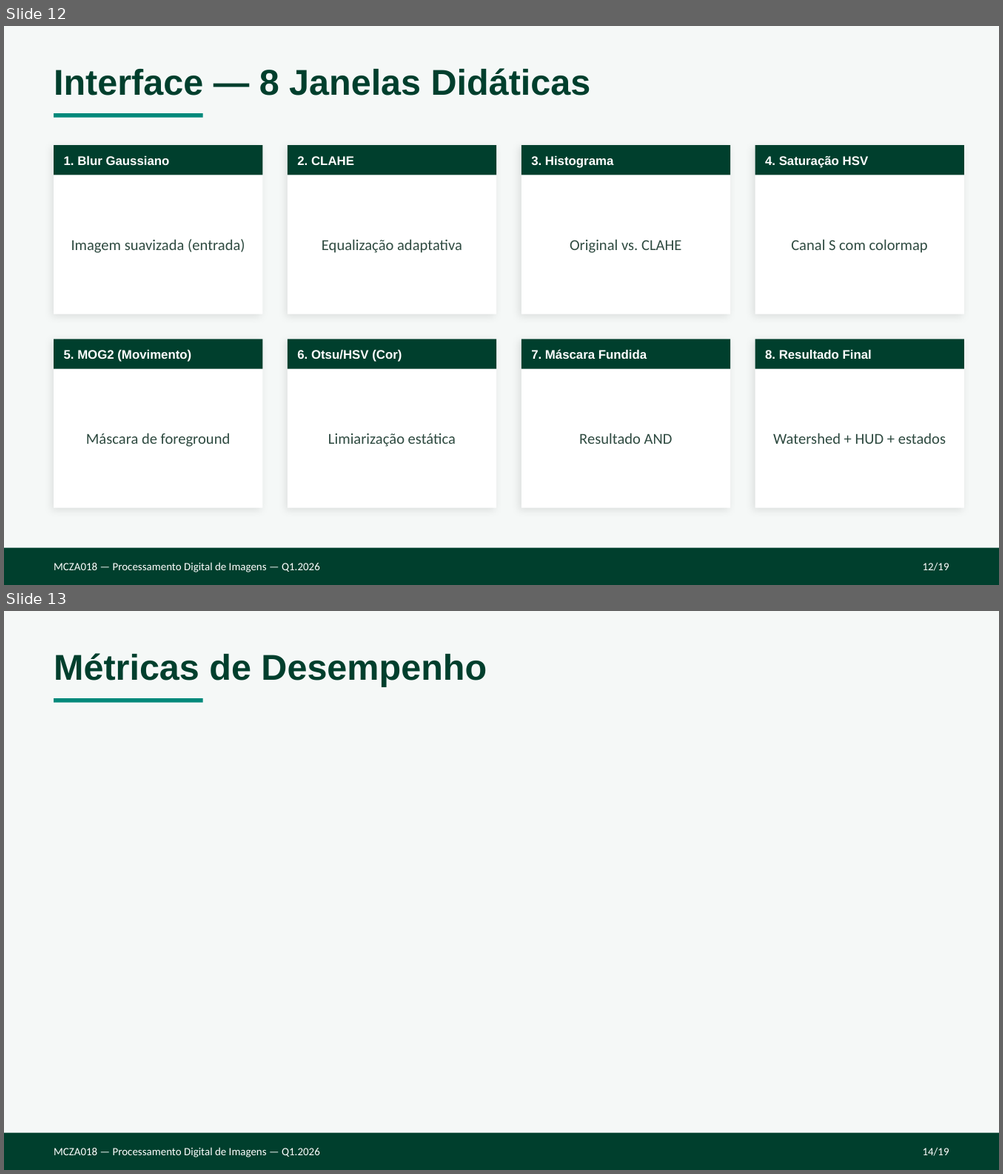
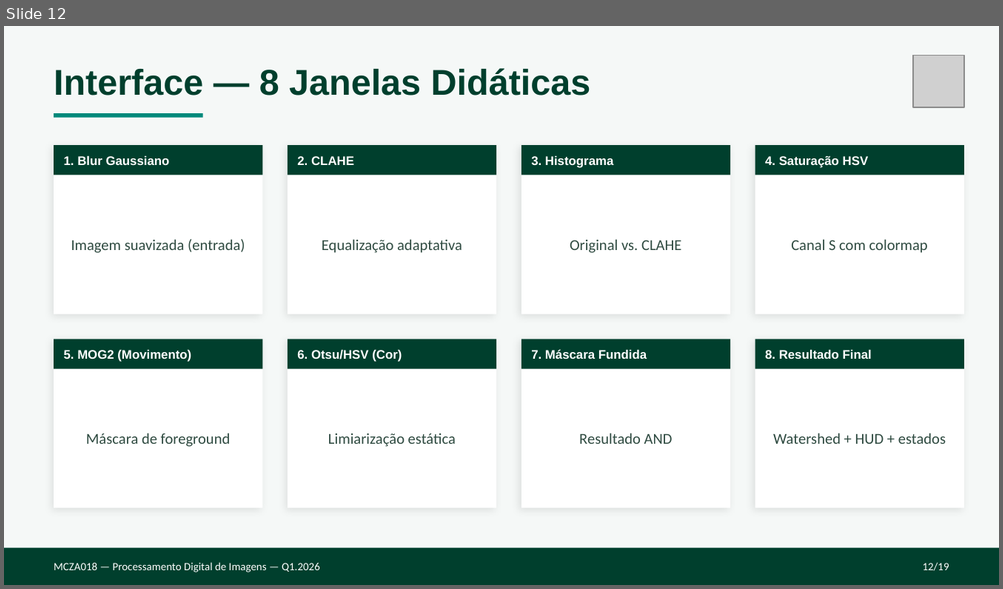
Before and after one commit to allan2357/pdi, a slide deck: Projeto/DogFlush_Apresentacao.pptx. Shown one above the other, each under a label of ours: slides 12 and 13 before the commit, slide 12 after it. The pictures are 1003x1174 and 1003x589 pixels, drawn with LibreOffice and Linux fonts; fonts in the diff are those of the drawing; grey boxes stand for pictures. Boxes give left, top, right and bottom in pixels: in the first picture for what was removed or moved away, otherwise in the second. Text is boxed around its words. In the diff, an @@ line names an element or a change of style, - is before the commit and + after.

```diff
--- a/Projeto/DogFlush_Apresentacao.pptx
+++ b/Projeto/DogFlush_Apresentacao.pptx
@@ slide 13 removed at (x1=4, y1=611, x2=999, y2=1170), background #F5F8F7 @@
@@ text removed at (x1=54, y1=653, x2=486, y2=686) @@
-Métricas de Desempenho
@@ rectangle removed at (x1=54, y1=698, x2=203, y2=703) @@
@@ rectangle removed at (x1=4, y1=1133, x2=999, y2=1170) @@
@@ text removed at (x1=54, y1=1147, x2=320, y2=1158) @@
-MCZA018 — Processamento Digital de Imagens — Q1.2026
@@ text removed at (x1=922, y1=1147, x2=949, y2=1156) @@
-14/19
@@ slide 12 changed as well @@
@@ picture added at (x1=913, y1=55, x2=964, y2=107) @@
```
Also in this commit, not shown: 16 other slides changed.
